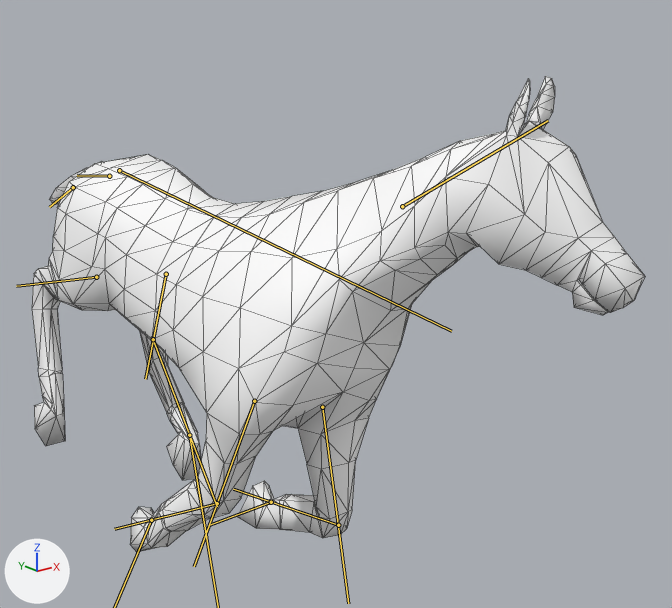
A saved change to the glTF model Contents/mods/HorseMod/common/media/anims_X/Horse/Horse_Gallop_Left.glb.
The view is the same before and after, from a 50 mm camera at (-0.889, -1.627, 1.224) aimed at (0.27, -0.178, 0.645). Arrows for +X, +Y and +Z are at lower left; the lights stay in place. Both versions are drawn at frame 14 of the action 'Horse_Gallop_Left'; the numbers are the values there. The bones that change are drawn over the model as lines. Mesh edges are drawn as thin lines.

In view in the first picture: 'GEO-Horse'.
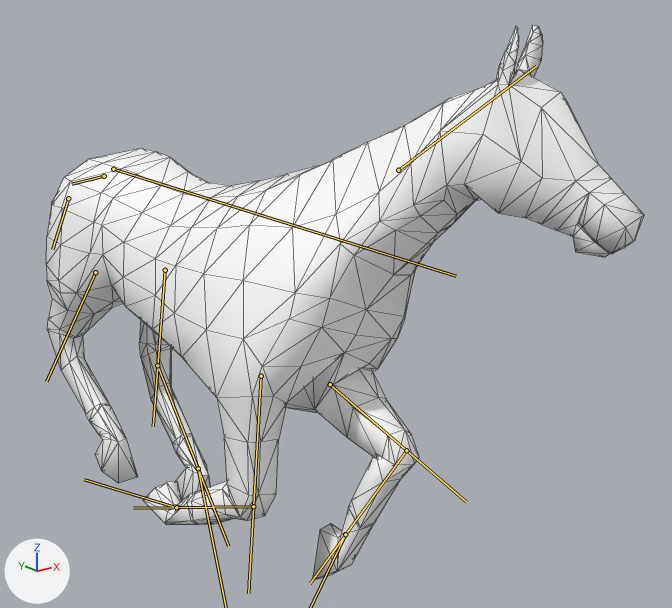
The edits, one by one:
Bone 'Bip01' (bone_bip01) moves from (-0.133, 0.03, 0.085) to (-0.117, 0.011, 0.091).
Bone 'Bip01' (bone_bip01) turns from (-5, -8, -1) to (-1, -8, 0) degrees about its own x, y and z.
Bone 'DEF_Neck2' (bone_def_neck2) turns from (9, 16, 6) to (11, 18, 7) degrees about its own x, y and z.
Bone 'DEF_Radius.L' (bone_def_radius_l) turns from (-23, 13, -18) to (-80, 12, -12) degrees about its own x, y and z.
Bone 'DEF_FrontCannon.L' (bone_def_frontcannon_l) turns from (89, 3, -3) to (105, 4, -3) degrees about its own x, y and z.
Bone 'DEF_FrontHoof.L' (bone_def_fronthoof_l) turns from (42, 4, -3) to (55, 2, -3) degrees about its own x, y and z.
Bone 'DEF_Radius.R' (bone_def_radius_r) turns from (12, 9, -9) to (-11, 9, -8) degrees about its own x, y and z.
Bone 'DEF_FrontCannon.R' (bone_def_frontcannon_r) turns from (39, -1, 2) to (73, -2, 3) degrees about its own x, y and z.
Bone 'DEF_FrontHoof.R' (bone_def_fronthoof_r) turns from (34, 8, -5) to (71, 1, -3) degrees about its own x, y and z.
Bone 'DEF_Tail1' (bone_def_tail1) turns from (57, 0, 0) to (55, 0, 0) degrees about its own x, y and z.
Bone 'DEF_Tail3' (bone_def_tail3) turns from (0, -1, -1) to (-25, 0, 0) degrees about its own x, y and z.
Bone 'DEF_Gaskin.L' (bone_def_gaskin_l) turns from (2, 3, -12) to (-24, 2, -2) degrees about its own x, y and z.
Bone 'DEF_RearCannon.L' (bone_def_rearcannon_l) turns from (-60, 1, 2) to (-29, 0, 1) degrees about its own x, y and z.
Bone 'DEF_RearHoof.L' (bone_def_rearhoof_l) turns from (87, -1, -9) to (77, 1, -2) degrees about its own x, y and z.
Bone 'DEF_Gaskin.R' (bone_def_gaskin_r) turns from (45, -2, 7) to (10, -1, 2) degrees about its own x, y and z.

Boxes [x1, y1, x2, y2] around the edits, measured in the pictures (672 x 608 px):
'GEO-Horse', posed (17% taller)
    before: [32, 76, 645, 552]
    after: [46, 25, 644, 581]
bone 'Bip01', root to tip
    before: (119, 170) to (451, 331)
    after: (113, 169) to (456, 276)
bone 'DEF_Neck2', root to tip
    before: (402, 206) to (548, 120)
    after: (398, 170) to (536, 66)
bone 'DEF_Radius.L', root to tip
    before: (322, 407) to (348, 603)
    after: (330, 384) to (466, 502)
bone 'DEF_FrontCannon.L', root to tip
    before: (338, 525) to (233, 489)
    after: (406, 450) to (310, 583)
bone 'DEF_Radius.R', root to tip
    before: (254, 401) to (194, 566)
    after: (261, 376) to (248, 593)
bone 'DEF_FrontCannon.R', root to tip
    before: (217, 503) to (114, 529)
    after: (253, 506) to (133, 508)
bone 'DEF_Tail1', root to tip
    before: (109, 176) to (77, 175)
    after: (104, 176) to (71, 184)
bone 'DEF_Tail3', root to tip
    before: (73, 187) to (49, 207)
    after: (68, 198) to (52, 249)
bone 'DEF_Gaskin.L', root to tip
    before: (166, 274) to (145, 379)
    after: (165, 270) to (153, 426)
bone 'DEF_RearCannon.L', root to tip
    before: (153, 339) to (217, 506)
    after: (157, 365) to (228, 546)
bone 'DEF_Gaskin.R', root to tip
    before: (96, 277) to (16, 286)
    after: (95, 272) to (46, 381)
